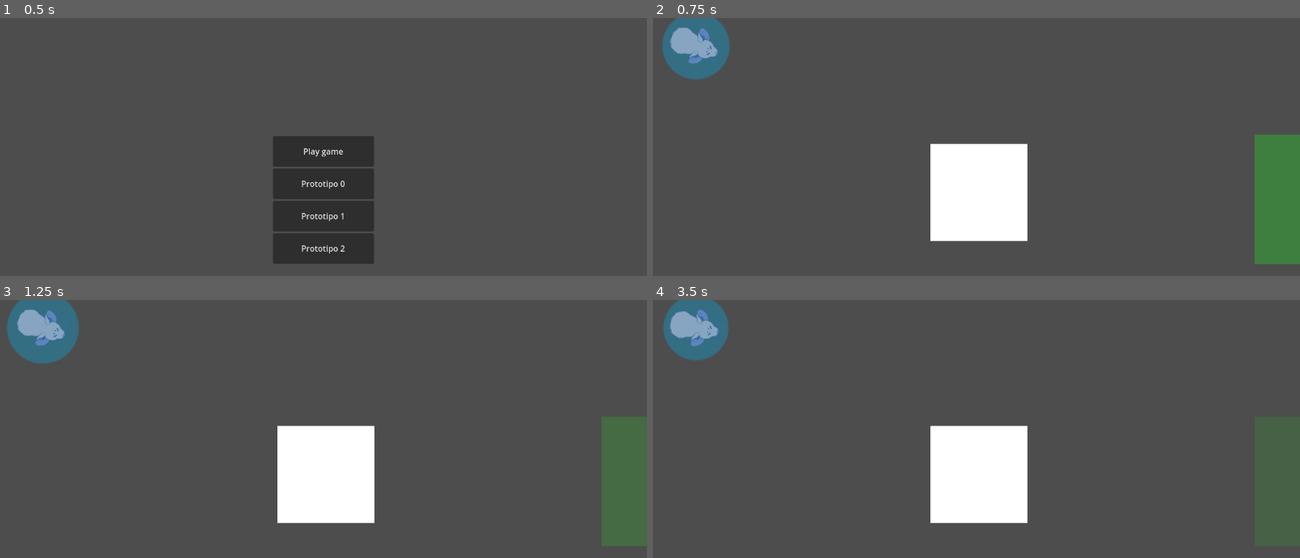
Above: before the commit, frames 1-4 (two rows, left to right).
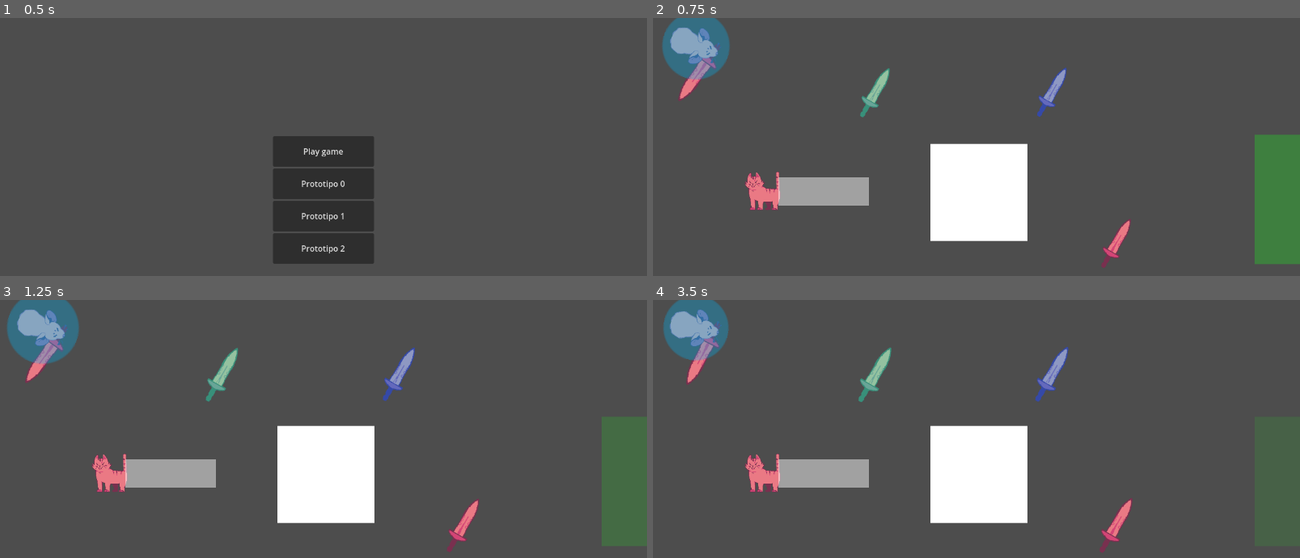
Above: after the commit, the same moments.

Repository: antimundo/rat-and-furrius
Game: Godot game, scene res://scenes/main_menu/main_menu.tscn
Same seed, same stepped clock (60 frames per second), same inputs: the game is played once before the commit and once after it.
Inputs (mouse positions are in pixels of both pictures, inside the frame that each line leads up to):
- Up to frame 1 (0.5 s): no input
- Up to frame 2 (0.75 s): click "Play game" at 0.5 s
- Up to frame 3 (1.25 s): no input
- Up to frame 4 (3.5 s): move the mouse to (1118, 462) at 1.27 s; move the mouse to (847, 501) at 2.02 s; tap Enter at 2.75 s; move the mouse to (1041, 400) at 2.77 s

Frame 1 is identical in both runs. In frame 2, 3.2% of the frame differs, in the area x 3-74%, y 10-97%; in frame 3, 3.4%; in frame 4, 3.5%, in the area x 5-75%, y 8-98%.

Commit message:
Add different color weapons

Diff:
--- a/scenes/gameplay/levels/level_0.tscn
+++ b/scenes/gameplay/levels/level_0.tscn
@@ -1,9 +1,11 @@
-[gd_scene load_steps=6 format=3 uid="uid://dnpmbebgrb7ic"]
+[gd_scene load_steps=8 format=3 uid="uid://dnpmbebgrb7ic"]
 
 [ext_resource type="PackedScene" uid="uid://bijr1niobi180" path="res://scenes/gameplay/player.tscn" id="1_b3dob"]
 [ext_resource type="Script" path="res://scenes/gameplay/level_manager.gd" id="1_fgpct"]
 [ext_resource type="Texture2D" uid="uid://dkcvyxgemb5eo" path="res://assets/sprites/square.svg" id="2_0na1j"]
 [ext_resource type="PackedScene" uid="uid://xebbo3bo5tth" path="res://scenes/gameplay/goal.tscn" id="3_hc02h"]
+[ext_resource type="PackedScene" uid="uid://ccn4q36ow8uji" path="res://scenes/gameplay/weapons/weapon_pick.tscn" id="5_ivy5v"]
+[ext_resource type="PackedScene" uid="uid://b80k0bgl3c61d" path="res://scenes/gameplay/enemies/patrol_cat.tscn" id="6_gcqev"]
 
 [sub_resource type="RectangleShape2D" id="RectangleShape2D_asw6l"]
 size = Vector2(64, 64)
@@ -27,4 +29,18 @@
 [node name="Goal" parent="." instance=ExtResource("3_hc02h")]
 position = Vector2(1318, 359)
 
+[node name="WeaponPick" parent="." instance=ExtResource("5_ivy5v")]
+position = Vector2(440, 147)
+current_weapon = 1
+
+[node name="WeaponPick2" parent="." instance=ExtResource("5_ivy5v")]
+position = Vector2(790, 146)
+current_weapon = 2
+
+[node name="WeaponPick3" parent="." instance=ExtResource("5_ivy5v")]
+position = Vector2(917, 445)
+
+[node name="PatrolCat" parent="." instance=ExtResource("6_gcqev")]
+position = Vector2(218, 343)
+
 [connection signal="player_entered_goal" from="Goal" to="." method="_on_player_entered_goal"]
--- a/scenes/gameplay/player.gd
+++ b/scenes/gameplay/player.gd
@@ -17,11 +17,14 @@
 		if distance < UNSNAP_DISTANCE and distance > SNAP_PADDING:
 			velocity = transform.x * speed * (distance - SNAP_PADDING)
 			$Sprite2D.scale.x = 0.5 - (position.distance_to(last_position) / 200)
+			$Weapon/Sprite.rotation = -10 - (position.distance_to(last_position) / 100)
+			$Weapon/Sprite.scale.x = 1 - (position.distance_to(last_position) / 200)
 		elif distance > UNSNAP_DISTANCE:
 			is_snapped = false
 	else:
 		$Area.visible = true
 		$Sprite2D.scale.x = 0.5
+		$Weapon/Sprite.scale.x = 1
 		velocity = transform.x * 0
 		if distance < UNSNAP_DISTANCE / 4:
 			is_snapped = true
@@ -30,3 +33,8 @@
 func _physics_process(delta):
 	get_input()
 	move_and_slide()
+
+func change_weapon(new_weapon):
+	var old_weapon = $Weapon.current_weapon
+	$Weapon.current_weapon = new_weapon
+	return old_weapon
--- a/scenes/gameplay/player.tscn
+++ b/scenes/gameplay/player.tscn
@@ -1,8 +1,10 @@
-[gd_scene load_steps=11 format=3 uid="uid://bijr1niobi180"]
+[gd_scene load_steps=13 format=3 uid="uid://bijr1niobi180"]
 
 [ext_resource type="Script" path="res://scenes/gameplay/player.gd" id="1_qh5oh"]
+[ext_resource type="Script" path="res://scenes/gameplay/player_weapon.gd" id="2_2fm5i"]
 [ext_resource type="Texture2D" uid="uid://r28s42mguoxy" path="res://assets/sprites/circle.svg" id="2_nw4bl"]
 [ext_resource type="Texture2D" uid="uid://dop8nj5r7a62f" path="res://assets/sprites/Mouse_Sprite.png" id="2_u4q6q"]
+[ext_resource type="Texture2D" uid="uid://dlqmc4yj2qhr" path="res://assets/sprites/SwordR.png" id="2_xlbxk"]
 [ext_resource type="Script" path="res://scenes/gameplay/player_tail.gd" id="4_ci5k6"]
 
 [sub_resource type="Curve" id="Curve_u3kns"]
@@ -12,8 +14,20 @@
 [sub_resource type="Gradient" id="Gradient_0p7rv"]
 colors = PackedColorArray(0.290196, 0.298039, 0.490196, 1, 0.541176, 0.427451, 0.607843, 1)
 
-[sub_resource type="CircleShape2D" id="CircleShape2D_y38pr"]
-radius = 15.0
+[sub_resource type="Animation" id="Animation_cddq6"]
+length = 0.001
+tracks/0/type = "value"
+tracks/0/imported = false
+tracks/0/enabled = true
+tracks/0/path = NodePath(".:scale")
+tracks/0/interp = 1
+tracks/0/loop_wrap = true
+tracks/0/keys = {
+"times": PackedFloat32Array(0),
+"transitions": PackedFloat32Array(1),
+"update": 0,
+"values": [Vector2(2, 2)]
+}
 
 [sub_resource type="Animation" id="Animation_yipce"]
 resource_name = "idle"
@@ -31,29 +45,26 @@
 "values": [Vector2(2, 2), Vector2(2.3, 2.3)]
 }
 
-[sub_resource type="Animation" id="Animation_cddq6"]
-length = 0.001
-tracks/0/type = "value"
-tracks/0/imported = false
-tracks/0/enabled = true
-tracks/0/path = NodePath(".:scale")
-tracks/0/interp = 1
-tracks/0/loop_wrap = true
-tracks/0/keys = {
-"times": PackedFloat32Array(0),
-"transitions": PackedFloat32Array(1),
-"update": 0,
-"values": [Vector2(2, 2)]
-}
-
 [sub_resource type="AnimationLibrary" id="AnimationLibrary_w43h6"]
 _data = {
 "RESET": SubResource("Animation_cddq6"),
 "idle": SubResource("Animation_yipce")
 }
 
+[sub_resource type="CircleShape2D" id="CircleShape2D_y38pr"]
+radius = 15.0
+
 [node name="Player" type="CharacterBody2D" groups=["player"]]
 script = ExtResource("1_qh5oh")
+
+[node name="Weapon" type="Node2D" parent="."]
+position = Vector2(37, 0)
+script = ExtResource("2_2fm5i")
+
+[node name="Sprite" type="Sprite2D" parent="Weapon"]
+rotation = 0.261799
+texture = ExtResource("2_xlbxk")
+offset = Vector2(0, 50)
 
 [node name="Tail" type="Node2D" parent="."]
 position = Vector2(-45, 0)
@@ -64,9 +75,6 @@
 gradient = SubResource("Gradient_0p7rv")
 script = ExtResource("4_ci5k6")
 length = 15
-
-[node name="CollisionShape2D" type="CollisionShape2D" parent="."]
-shape = SubResource("CircleShape2D_y38pr")
 
 [node name="Sprite2D" type="Sprite2D" parent="."]
 rotation = -1.5708
@@ -84,3 +92,6 @@
 libraries = {
 "": SubResource("AnimationLibrary_w43h6")
 }
+
+[node name="CollisionShape2D" type="CollisionShape2D" parent="."]
+shape = SubResource("CircleShape2D_y38pr")
--- /dev/null
+++ b/scenes/gameplay/player_weapon.gd
@@ -0,0 +1,10 @@
+@tool
+extends Node2D
+
+@export var current_weapon := WeaponPick.weapon_types.red:
+	set(value):
+		current_weapon = value
+		update_sprite(value)
+
+func update_sprite(weapon_type: WeaponPick.weapon_types):
+	$Sprite.texture = load(WeaponPick.WEAPON_SPRITES[weapon_type])
--- /dev/null
+++ b/scenes/gameplay/weapons/weapon_pick.gd
@@ -0,0 +1,25 @@
+@tool
+extends Node2D
+class_name WeaponPick
+## Weapons placed around the map that player can pick
+
+enum weapon_types { red, green, blue }
+
+const WEAPON_SPRITES = {
+	weapon_types.red: "res://assets/sprites/SwordR.png",
+	weapon_types.green: "res://assets/sprites/SwordG.png",
+	weapon_types.blue: "res://assets/sprites/SwordB.png"
+}
+
+@export var current_weapon := weapon_types.red:
+	set(value):
+		current_weapon = value
+		update_sprite(value)
+
+func _on_area_2d_body_entered(body):
+	if body.is_in_group("player"):
+		var player_weapon = body.change_weapon(current_weapon)
+		current_weapon = player_weapon
+
+func update_sprite(weapon_type: weapon_types):
+	$Sprite.texture = load(WEAPON_SPRITES[weapon_type])
--- /dev/null
+++ b/scenes/gameplay/weapons/weapon_pick.tscn
@@ -0,0 +1,66 @@
+[gd_scene load_steps=7 format=3 uid="uid://ccn4q36ow8uji"]
+
+[ext_resource type="Script" path="res://scenes/gameplay/weapons/weapon_pick.gd" id="1_2vjsw"]
+[ext_resource type="Texture2D" uid="uid://dlqmc4yj2qhr" path="res://assets/sprites/SwordR.png" id="2_d15tf"]
+
+[sub_resource type="CircleShape2D" id="CircleShape2D_4cndi"]
+radius = 40.0
+
+[sub_resource type="Animation" id="Animation_jwsgs"]
+length = 0.001
+tracks/0/type = "value"
+tracks/0/imported = false
+tracks/0/enabled = true
+tracks/0/path = NodePath("Sprite:scale")
+tracks/0/interp = 1
+tracks/0/loop_wrap = true
+tracks/0/keys = {
+"times": PackedFloat32Array(0),
+"transitions": PackedFloat32Array(1),
+"update": 0,
+"values": [Vector2(0.8, 0.8)]
+}
+
+[sub_resource type="Animation" id="Animation_uhdcy"]
+resource_name = "idle"
+length = 2.0
+loop_mode = 1
+tracks/0/type = "value"
+tracks/0/imported = false
+tracks/0/enabled = true
+tracks/0/path = NodePath("Sprite:scale")
+tracks/0/interp = 1
+tracks/0/loop_wrap = true
+tracks/0/keys = {
+"times": PackedFloat32Array(0, 1),
+"transitions": PackedFloat32Array(-2, -2),
+"update": 0,
+"values": [Vector2(0.8, 0.8), Vector2(0.9, 0.9)]
+}
+
+[sub_resource type="AnimationLibrary" id="AnimationLibrary_elvlr"]
+_data = {
+"RESET": SubResource("Animation_jwsgs"),
+"idle": SubResource("Animation_uhdcy")
+}
+
+[node name="WeaponPick" type="Node2D"]
+script = ExtResource("1_2vjsw")
+
+[node name="Sprite" type="Sprite2D" parent="."]
+rotation = 3.66519
+scale = Vector2(0.8, 0.8)
+texture = ExtResource("2_d15tf")
+
+[node name="Area2D" type="Area2D" parent="."]
+
+[node name="CollisionShape2D" type="CollisionShape2D" parent="Area2D"]
+shape = SubResource("CircleShape2D_4cndi")
+
+[node name="AnimationPlayer" type="AnimationPlayer" parent="."]
+autoplay = "idle"
+libraries = {
+"": SubResource("AnimationLibrary_elvlr")
+}
+
+[connection signal="body_entered" from="Area2D" to="." method="_on_area_2d_body_entered"]
Not shown, added: assets/sprites/SwordB.png.import
Not shown, added: assets/sprites/SwordG.png.import
Not shown, added: assets/sprites/SwordR.png.import
